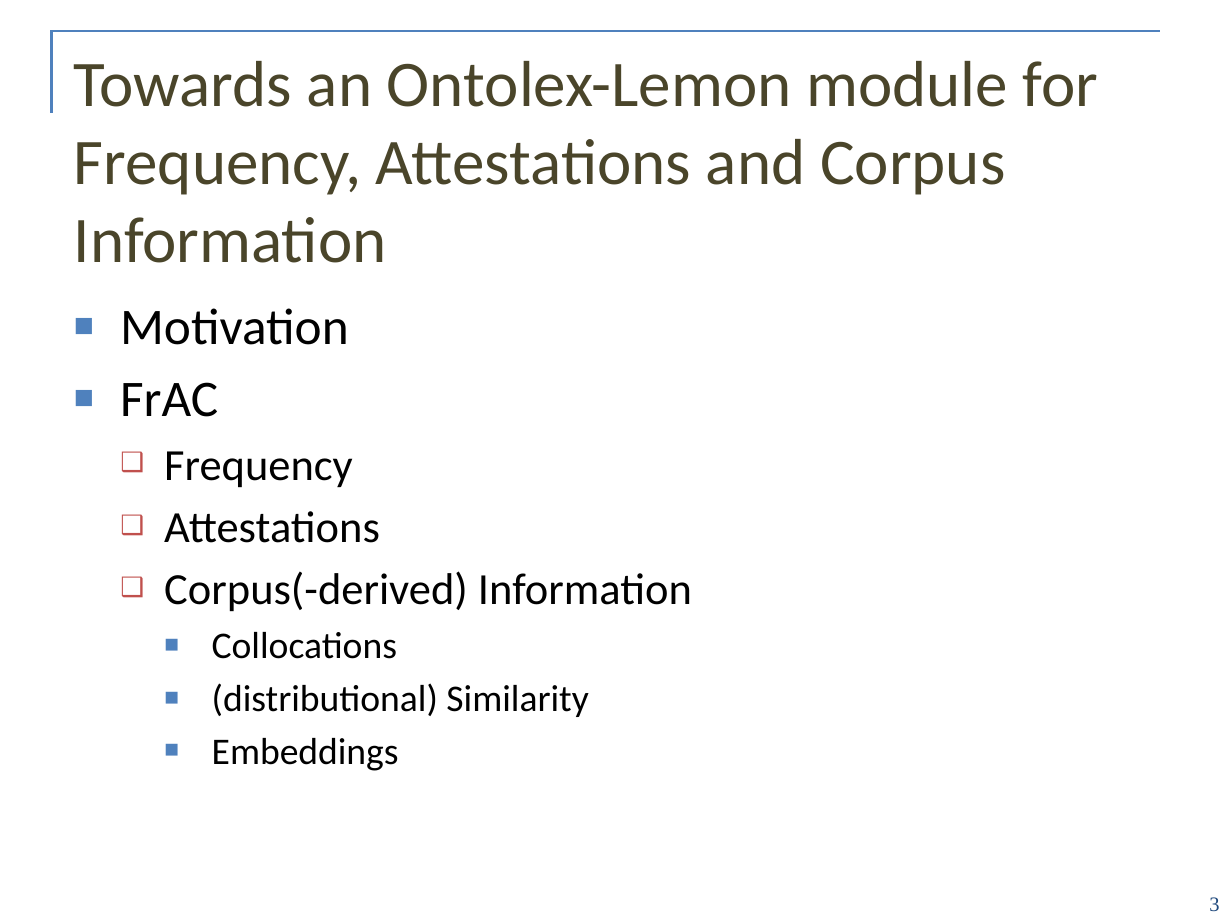
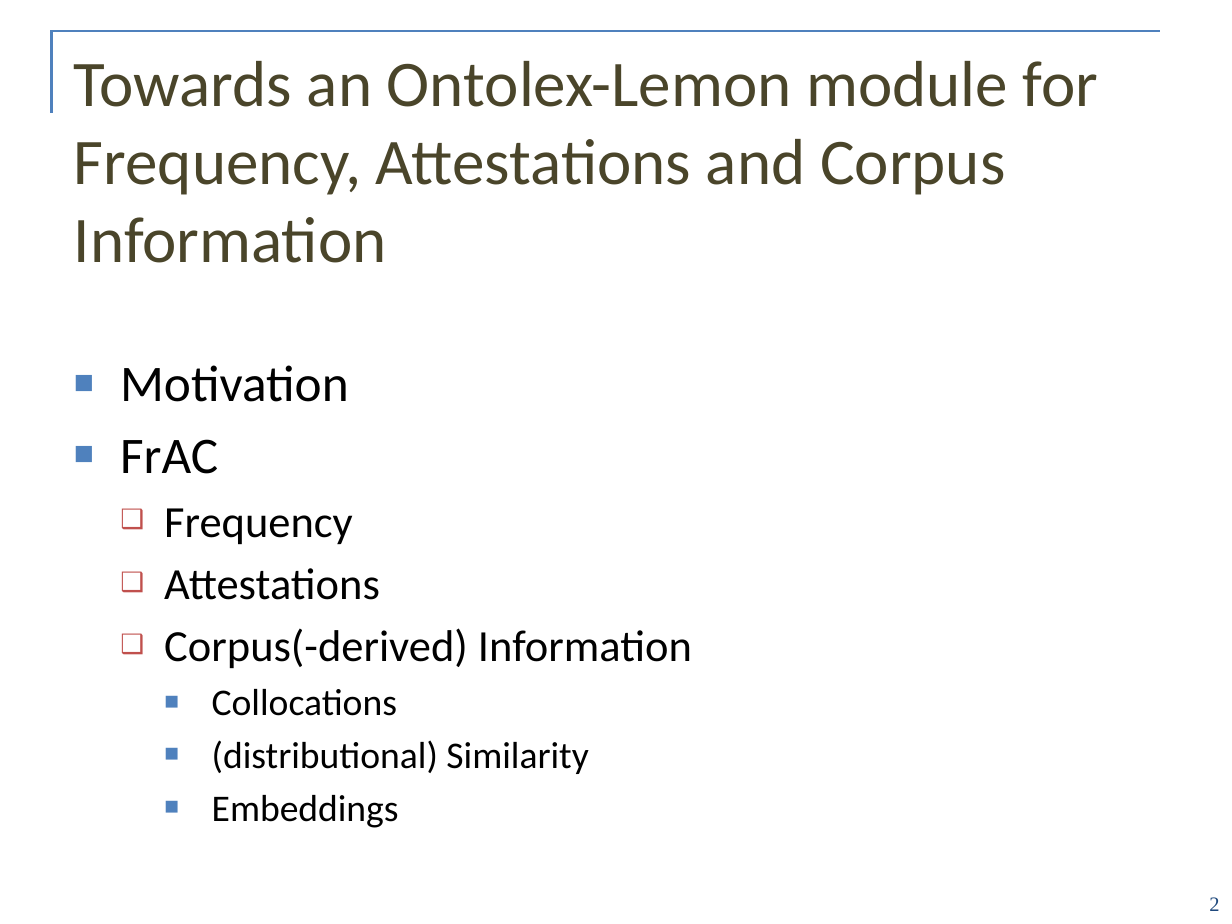
Before and after one commit to ontolex/frequency-attestation-corpus-information, a slide deck: slide 2 of doc/ontolex-f2f-leipzig-may2019.pptx (slide 3 before the commit). Drawn at 1232x924 pixels with LibreOffice and Linux fonts; fonts in the diff are those of the drawing; background and template pictures are left out. Boxes give left, top, right and bottom in pixels: in the first picture for what was removed or moved away, otherwise in the second. Text is boxed around its words. In the diff, an @@ line names an element or a change of style, - is before the commit and + after.

```diff
--- a/doc/ontolex-f2f-leipzig-may2019.pptx
+++ b/doc/ontolex-f2f-leipzig-may2019.pptx
@@ text "Motivation": place and size @@
-text "Motivation" at box(120, 308, 692, 771)
+text "Motivation" at box(120, 365, 692, 828)
@@ page number at box(1209, 897, 1219, 911): text changed @@
-3
+2
```
Also in this commit, not shown: 21 other slides changed, 27 slides added, 50 slides removed.
